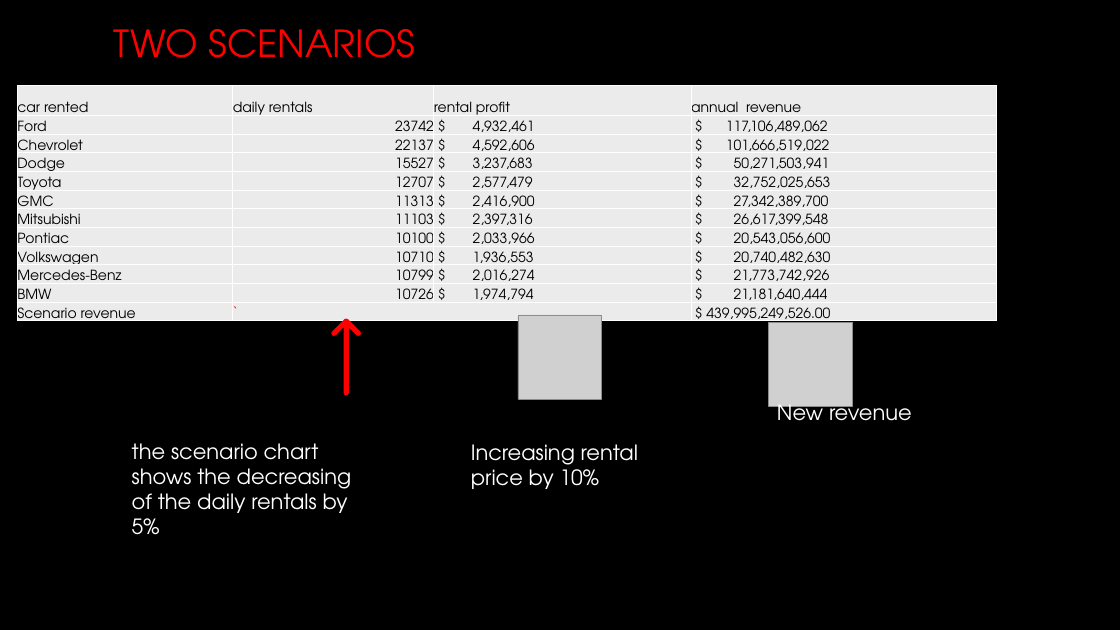
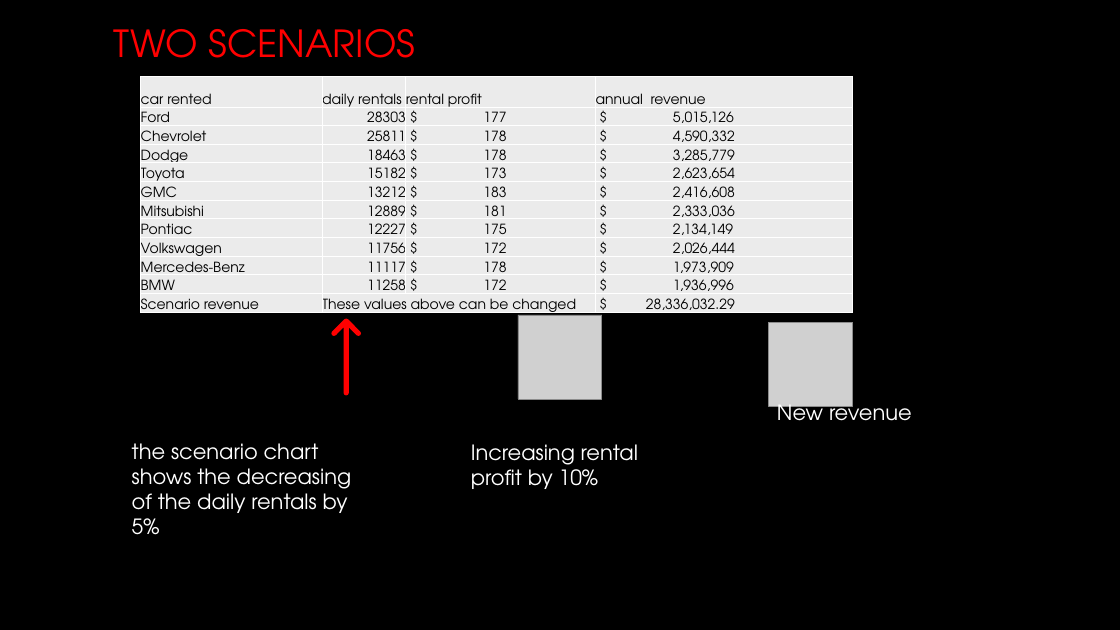
Before and after one commit to TyannaFrison/Lariat-presentation, a slide deck: slide 7 of capstone 1.pptx. Drawn at 1120x630 pixels with LibreOffice and Linux fonts; fonts in the diff are those of the drawing; grey boxes stand for pictures; background and template pictures are left out. Boxes give left, top, right and bottom in pixels: in the first picture for what was removed or moved away, otherwise in the second. Text is boxed around its words. In the diff, an @@ line names an element or a change of style, - is before the commit and + after.

```diff
--- a/capstone 1.pptx
+++ b/capstone 1.pptx
@@ table removed at box(18, 86, 997, 329), 12 rows, 4 columns @@
-car rented | daily rentals | rental profit | annual revenue
-Ford | 23742 | $ 4,932,461 | $ 117,106,489,062
-Chevrolet | 22137 | $ 4,592,606 | $ 101,666,519,022
-Dodge | 15527 | $ 3,237,683 | $ 50,271,503,941
-Toyota | 12707 | $ 2,577,479 | $ 32,752,025,653
-GMC | 11313 | $ 2,416,900 | $ 27,342,389,700
-Mitsubishi | 11103 | $ 2,397,316 | $ 26,617,399,548
-Pontiac | 10100 | $ 2,033,966 | $ 20,543,056,600
-Volkswagen | 10710 | $ 1,936,553 | $ 20,740,482,630
-Mercedes-Benz | 10799 | $ 2,016,274 | $ 21,773,742,926
-BMW | 10726 | $ 1,974,794 | $ 21,181,640,444
-Scenario revenue | ` |  | $ 439,995,249,526.00
@@ table added at box(140, 76, 853, 321), 12 rows, 4 columns @@
+car rented | daily rentals | rental profit | annual revenue
+Ford | 28303 | $ 177 | $ 5,015,126
+Chevrolet | 25811 | $ 178 | $ 4,590,332
+Dodge | 18463 | $ 178 | $ 3,285,779
+Toyota | 15182 | $ 173 | $ 2,623,654
+GMC | 13212 | $ 183 | $ 2,416,608
+Mitsubishi | 12889 | $ 181 | $ 2,333,036
+Pontiac | 12227 | $ 175 | $ 2,134,149
+Volkswagen | 11756 | $ 172 | $ 2,026,444
+Mercedes-Benz | 11117 | $ 178 | $ 1,973,909
+BMW | 11258 | $ 172 | $ 1,936,996
+Scenario revenue | These values above can be changed |  | $ 28,336,032.29
@@ text at box(471, 444, 638, 489): text changed @@
-Increasing rental price by 10%
+Increasing rental profit by 10%
```
Also in this commit, not shown: 7 other slides changed.
